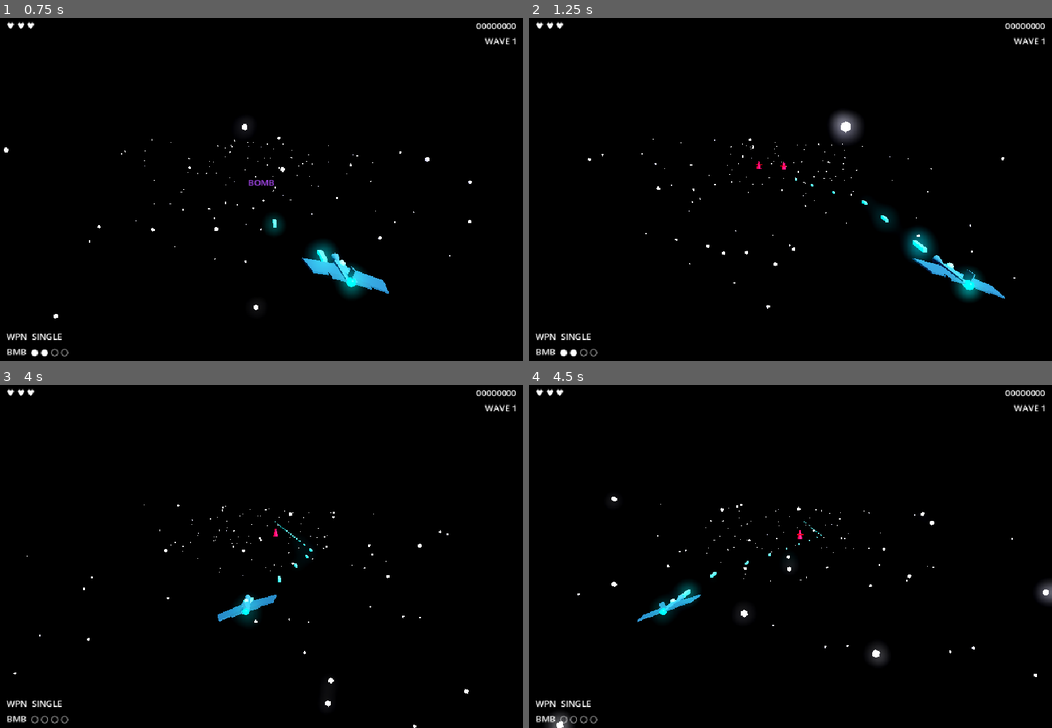
Above: before the commit, frames 1-4 (two rows, left to right).
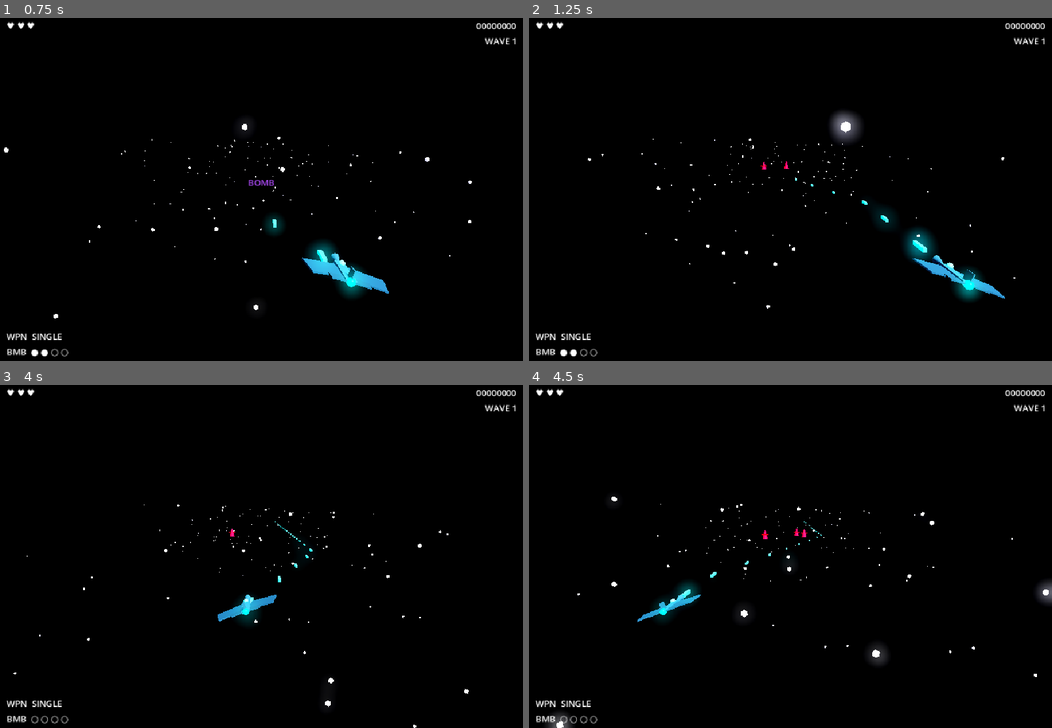
Above: after the commit, the same moments.

Repository: gallak87/tech9
Game: Godot game, scene res://scenes/Main.tscn
Two runs of this game, one before a commit and one after it. Both use one fixed random seed, a clock stepped at 60 frames per second and the inputs below.
Inputs:
- Up to frame 1 (0.75 s): tap Enter (ui_accept) at 0.5 s; hold D (move_right) from 0.53 s (still down); tap X (fire_bomb) at 0.6 s
- Up to frame 2 (1.25 s): keep holding D (move_right); tap Enter (ui_accept) at 0.77 s
- Up to frame 3 (4 s): release D (move_right) at 1.28 s; hold S (move_down) 1.28-2.03 s; tap X (fire_bomb) every 0.75 s from 1.35 to 3.6 s; tap Enter (ui_accept) at 1.52, 3.02, 3.77 s; hold D (move_right) 2.03-2.78 s; hold W (move_up) 2.78-3.53 s; hold A (move_left) from 3.53 s (still down)
- Up to frame 4 (4.5 s): keep holding A (move_left); tap X (fire_bomb) at 4.35 s

Frame 1 is identical in both runs. In frame 2, less than 0.1% of the frame differs, in the area x 43-50%, y 41-45%; in frame 3, less than 0.1%; in frame 4, less than 0.1%, in the area x 44-54%, y 41-45%.

Commit message:
vf: fix wave stall — gap entries between formations, small relative spawn delays

Diff:
--- a/games/void-fracture/scripts/WaveSpawner.gd
+++ b/games/void-fracture/scripts/WaveSpawner.gd
@@ -14,14 +14,12 @@
 var _spawn_timer := 0.0
 var _enemies_alive := 0
 var _active := false
-var _world_speed := 2.0
 
 func _ready() -> void:
 	pass
 
 func start_wave(wave_num: int) -> void:
 	current_wave = wave_num
-	_world_speed = min(2.0 + (wave_num - 1) * 0.15, 4.5)
 
 	if wave_num % 5 == 0:
 		var cycle := (wave_num / 5) - 1
@@ -29,17 +27,22 @@
 		return
 
 	_spawn_queue = _generate_wave(wave_num)
-	_enemies_alive = _spawn_queue.size()
+	_enemies_alive = 0
+	for entry in _spawn_queue:
+		if not entry.get("gap", false):
+			_enemies_alive += 1
+	_spawn_timer = 0.0
 	_active = true
 
 func _process(delta: float) -> void:
 	if not _active or _spawn_queue.is_empty():
 		return
 	_spawn_timer -= delta
-	if _spawn_timer <= 0 and _spawn_queue.size() > 0:
+	if _spawn_timer <= 0:
 		var entry: Dictionary = _spawn_queue.pop_front()
-		_spawn_timer = entry.get("delay", 0.4)
-		_do_spawn(entry)
+		_spawn_timer = entry.get("delay", 0.3)
+		if not entry.get("gap", false):
+			_do_spawn(entry)
 
 func _do_spawn(entry: Dictionary) -> void:
 	spawn_enemy.emit(
@@ -69,53 +72,54 @@
 	formation_count = min(formation_count, 6)
 
 	var queue: Array = []
-	var t := 0.0
 
 	for _i in formation_count:
+		if not queue.is_empty():
+			# Gap between formations — pure timing delay, no enemy spawn
+			queue.append({ "gap": true, "delay": 1.6 + _rng_float(rng) * 1.4 })
 		var f_type := _rng_int(rng, 0, 5)
-		var formation: Array = _make_formation(f_type, rng, difficulty, is_elite_wave, t)
+		var formation: Array = _make_formation(f_type, rng, difficulty, is_elite_wave)
 		queue.append_array(formation)
-		t += 1.8 + _rng_float(rng) * 1.5
 
 	return queue
 
-func _make_formation(f_type: int, rng: Array, difficulty: float, elite_wave: bool, base_t: float) -> Array:
+func _make_formation(f_type: int, rng: Array, difficulty: float, elite_wave: bool) -> Array:
 	var entries: Array = []
 	match f_type:
 		0: # LINE — scouts horizontal
 			var count := 4 + int(difficulty * 0.5)
 			for i in count:
 				var x: float = lerpf(-4.0, 4.0, float(i) / float(count - 1))
-				entries.append(_scout_entry(Vector3(x, 0, -30), base_t + i * 0.18, elite_wave))
+				entries.append(_scout_entry(Vector3(x, 0, -30), 0.18, elite_wave))
 		1: # V FORMATION
 			var positions: Array[Vector3] = [Vector3(0,0,-30), Vector3(-1.2,0,-28.5), Vector3(1.2,0,-28.5),
 			                  Vector3(-2.4,0,-27), Vector3(2.4,0,-27)]
-			for i in positions.size():
-				entries.append(_scout_entry(positions[i], base_t + i * 0.12, elite_wave))
+			for pos in positions:
+				entries.append(_scout_entry(pos, 0.12, elite_wave))
 		2: # DIAGONAL SWEEP
 			for i in 4:
 				var x := -4.0 + i * 2.5 if randf() > 0.5 else 4.0 - i * 2.5
-				entries.append(_scout_entry(Vector3(x, 0, -28), base_t + i * 0.28, elite_wave))
+				entries.append(_scout_entry(Vector3(x, 0, -28), 0.28, elite_wave))
 		3: # BOMBER RUN
-			entries.append(_bomber_entry(Vector3(-2, 0, -25), base_t))
-			entries.append(_scout_entry(Vector3(-3.5, 0, -28), base_t + 0.3, elite_wave))
-			entries.append(_scout_entry(Vector3(-0.5, 0, -28), base_t + 0.3, elite_wave))
+			entries.append(_bomber_entry(Vector3(-2, 0, -25), 0.3))
+			entries.append(_scout_entry(Vector3(-3.5, 0, -28), 0.3, elite_wave))
+			entries.append(_scout_entry(Vector3(-0.5, 0, -28), 0.3, elite_wave))
 		4: # DRONE SWARM
 			var count := 2 + int(difficulty * 0.4)
 			count = min(count, 5)
-			for i in count:
+			for _i in count:
 				var x := randf_range(-3.5, 3.5)
 				entries.append({
 					"type": EnemyScript.Type.DRONE, "pos": Vector3(x, 0, -28),
 					"hp": 2, "speed": 3.5, "score": 200, "elite": false,
-					"entry_target": Vector3.ZERO, "delay": base_t + i * 0.45
+					"entry_target": Vector3.ZERO, "delay": 0.45
 				})
 		5: # DUEL — 2 bombers + center drone
-			entries.append(_bomber_entry(Vector3(-3, 0, -24), base_t))
-			entries.append(_bomber_entry(Vector3( 3, 0, -24), base_t + 0.2))
+			entries.append(_bomber_entry(Vector3(-3, 0, -24), 0.3))
+			entries.append(_bomber_entry(Vector3( 3, 0, -24), 0.3))
 			entries.append({ "type": EnemyScript.Type.DRONE, "pos": Vector3(0, 0, -26),
 				"hp": 2, "speed": 4.0, "score": 200, "elite": false,
-				"entry_target": Vector3.ZERO, "delay": base_t + 0.5 })
+				"entry_target": Vector3.ZERO, "delay": 0.4 })
 	return entries
 
 func _scout_entry(pos: Vector3, delay: float, elite: bool) -> Dictionary:
